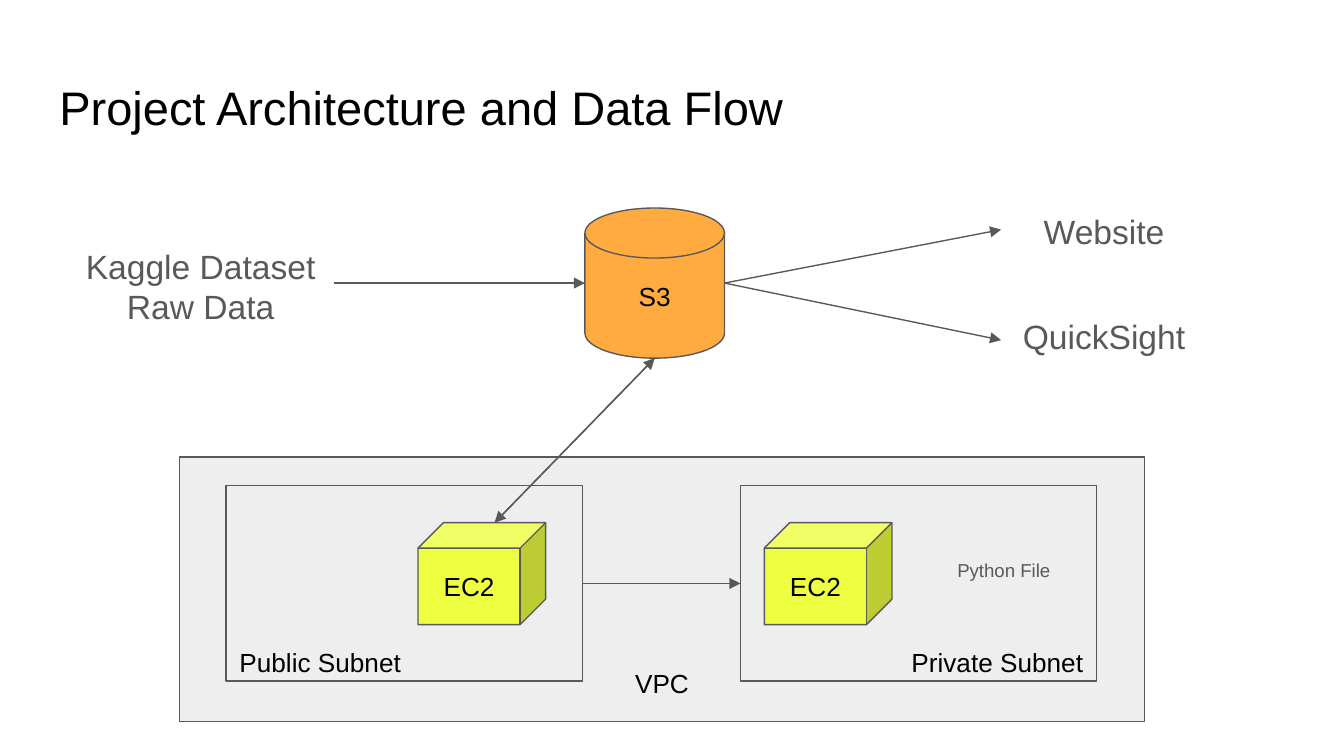
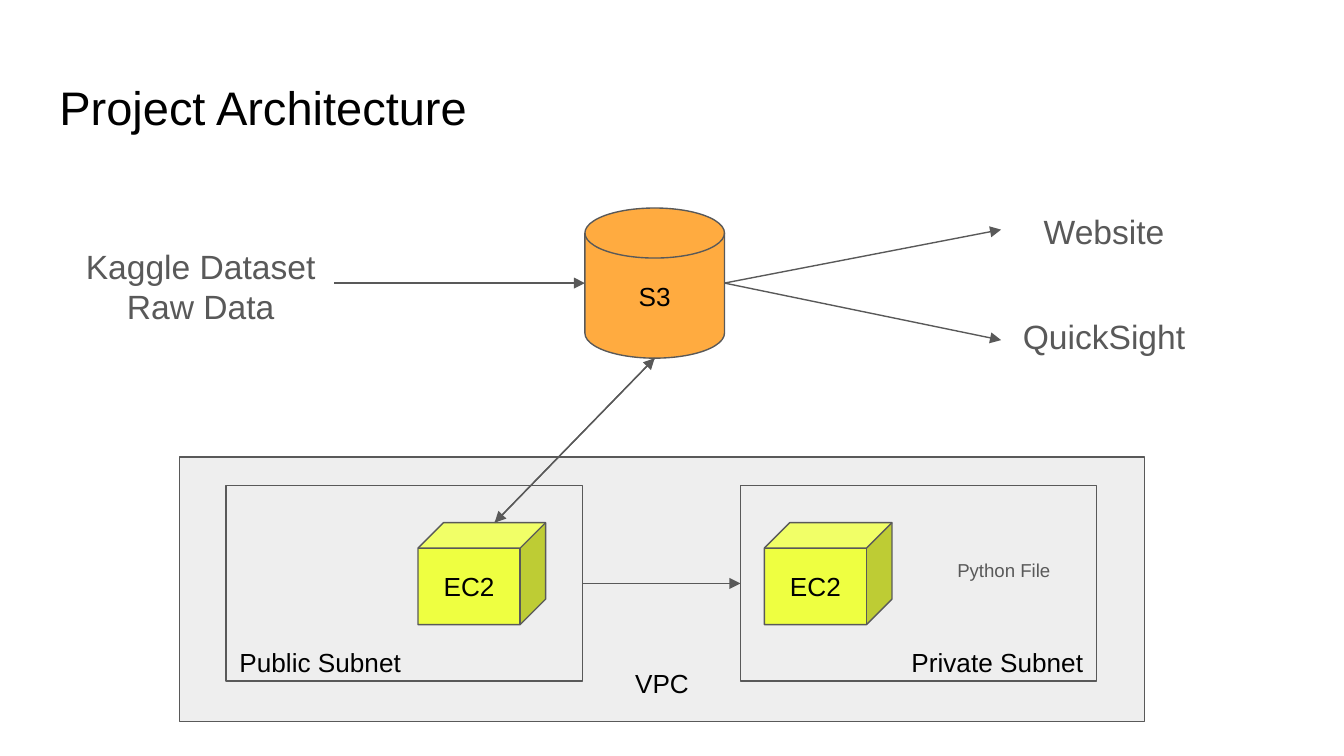
Before and after one commit to JupiK9/SP25-CC-group8, a slide deck: slide 5 of Cloud Computing Presentation.pptx. Drawn at 1344x756 pixels with LibreOffice and Linux fonts; fonts in the diff are those of the drawing; background and template pictures are left out. Boxes give left, top, right and bottom in pixels: in the first picture for what was removed or moved away, otherwise in the second. Text is boxed around its words. In the diff, an @@ line names an element or a change of style, - is before the commit and + after.

```diff
--- a/Cloud Computing Presentation.pptx
+++ b/Cloud Computing Presentation.pptx
@@ title at [59,91,467,134]: text changed @@
-Project Architecture and Data Flow
+Project Architecture
```
Also in this commit, not shown: 3 other slides changed, 1 slide added, 3 slides removed.
